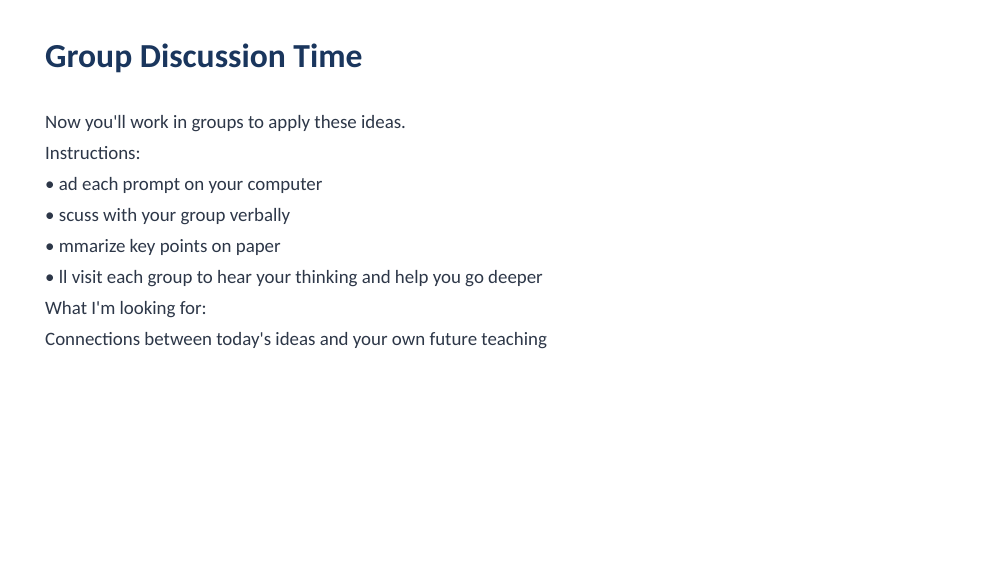
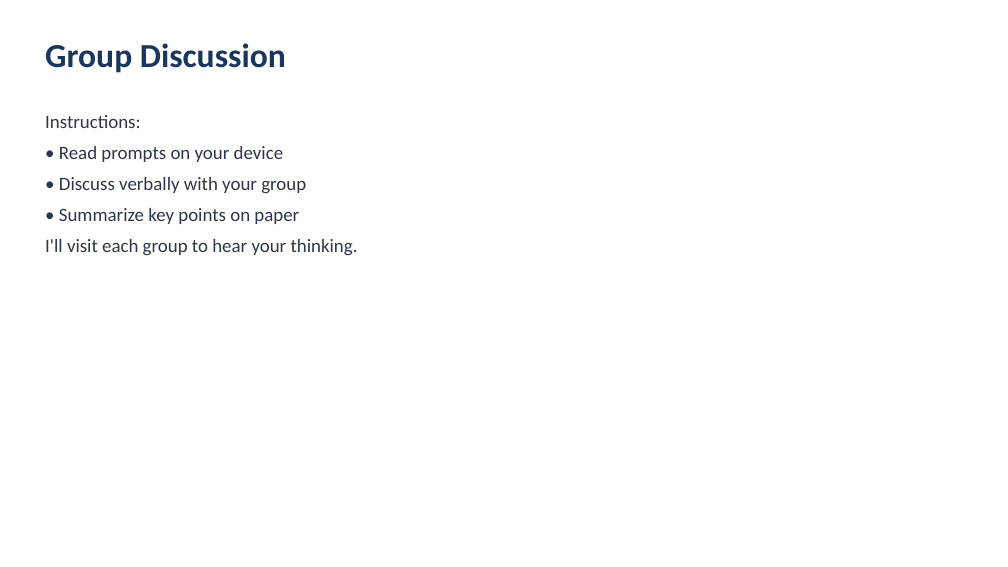
Before and after one commit to bme-wacoisd/tea, a slide deck: slide 13 of lessons/01-james-baldwin-civil-rights/slides.pptx. Drawn at 1008x567 pixels with LibreOffice and Linux fonts; fonts in the diff are those of the drawing. Boxes give left, top, right and bottom in pixels: in the first picture for what was removed or moved away, otherwise in the second. Text is boxed around its words. In the diff, an @@ line names an element or a change of style, - is before the commit and + after.

```diff
--- a/lessons/01-james-baldwin-civil-rights/slides.pptx
+++ b/lessons/01-james-baldwin-civil-rights/slides.pptx
@@ text at (45,43,286,73): text changed @@
-Group Discussion Time
+Group Discussion
@@ text at (45,115,406,132): paragraph removed @@
-Now you'll work in groups to apply these ideas.
@@ text at (45,146,358,256): text changed @@
-• ad each prompt on your computer
-• scuss with your group verbally
-• mmarize key points on paper
-• ll visit each group to hear your thinking and help you go deeper
-What I'm looking for:
-Connections between today's ideas and your own future teaching
+• Read prompts on your device
+• Discuss verbally with your group
+• Summarize key points on paper
+I'll visit each group to hear your thinking.
```
Also in this commit, not shown: 13 other slides changed, 3 other files.
